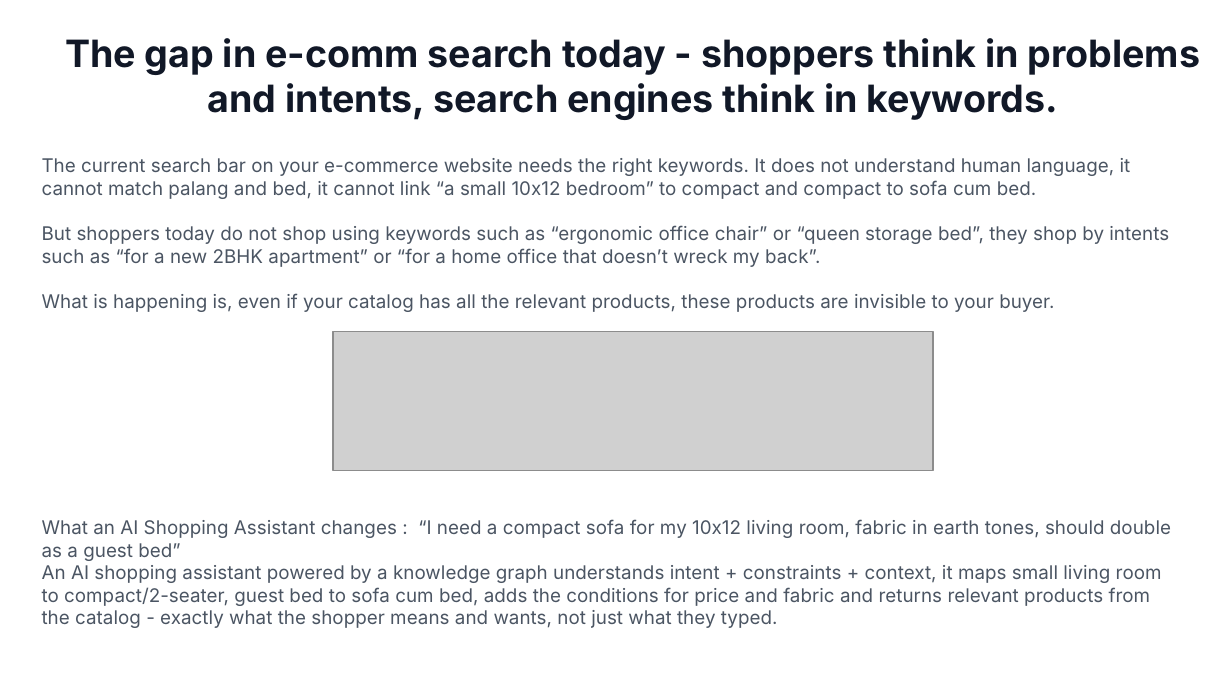
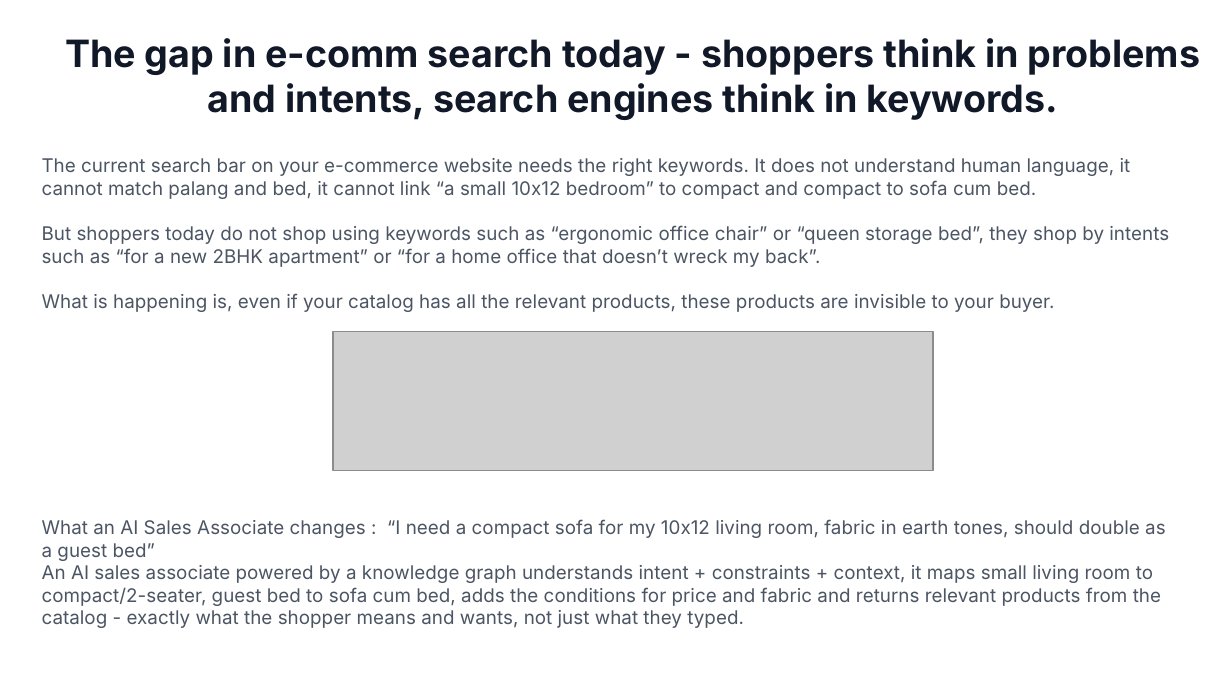
Before and after one commit to aantrikshhh/supersearch-ppt-templates, a slide deck: slide 4 of output/SS_Generic_Furniture.pptx. Drawn at 1232x693 pixels with LibreOffice and Linux fonts; fonts in the diff are those of the drawing; grey boxes stand for pictures. Boxes give left, top, right and bottom in pixels: in the first picture for what was removed or moved away, otherwise in the second. Text is boxed around its words. In the diff, an @@ line names an element or a change of style, - is before the commit and + after.

```diff
--- a/output/SS_Generic_Furniture.pptx
+++ b/output/SS_Generic_Furniture.pptx
@@ text at box(42, 519, 1166, 628): text changed @@
-What an AI Shopping Assistant changes : “I need a compact sofa for my 10x12 living room, fabric in earth tones, should double as a guest bed”
-An AI shopping assistant powered by a knowledge graph understands intent + constraints + context, it maps small living room to compact/2-seater, guest bed to sofa cum bed, adds the conditions for price and fabric and returns relevant products from the catalog - exactly what the shopper means and wants, not just what they typed.
+What an AI Sales Associate changes : “I need a compact sofa for my 10x12 living room, fabric in earth tones, should double as a guest bed”
+An AI sales associate powered by a knowledge graph understands intent + constraints + context, it maps small living room to compact/2-seater, guest bed to sofa cum bed, adds the conditions for price and fabric and returns relevant products from the catalog - exactly what the shopper means and wants, not just what they typed.
```
Also in this commit, not shown: 2 other slides changed, 6 other files.
